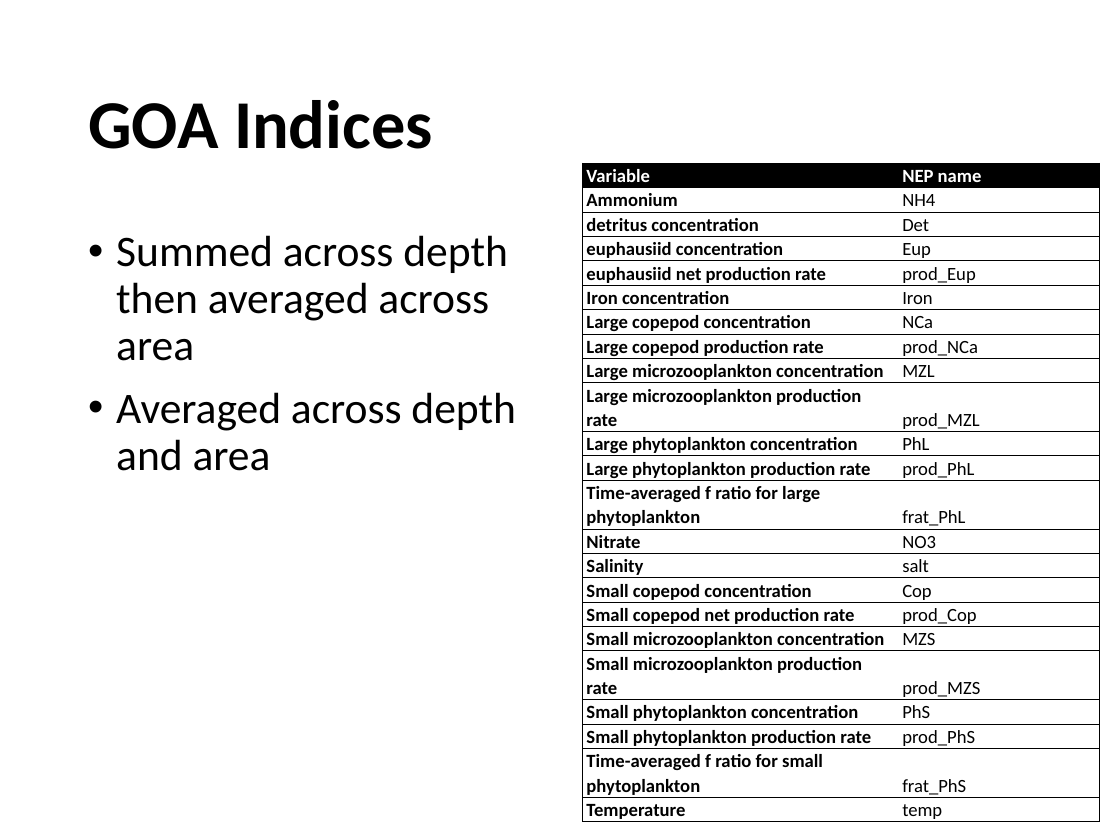
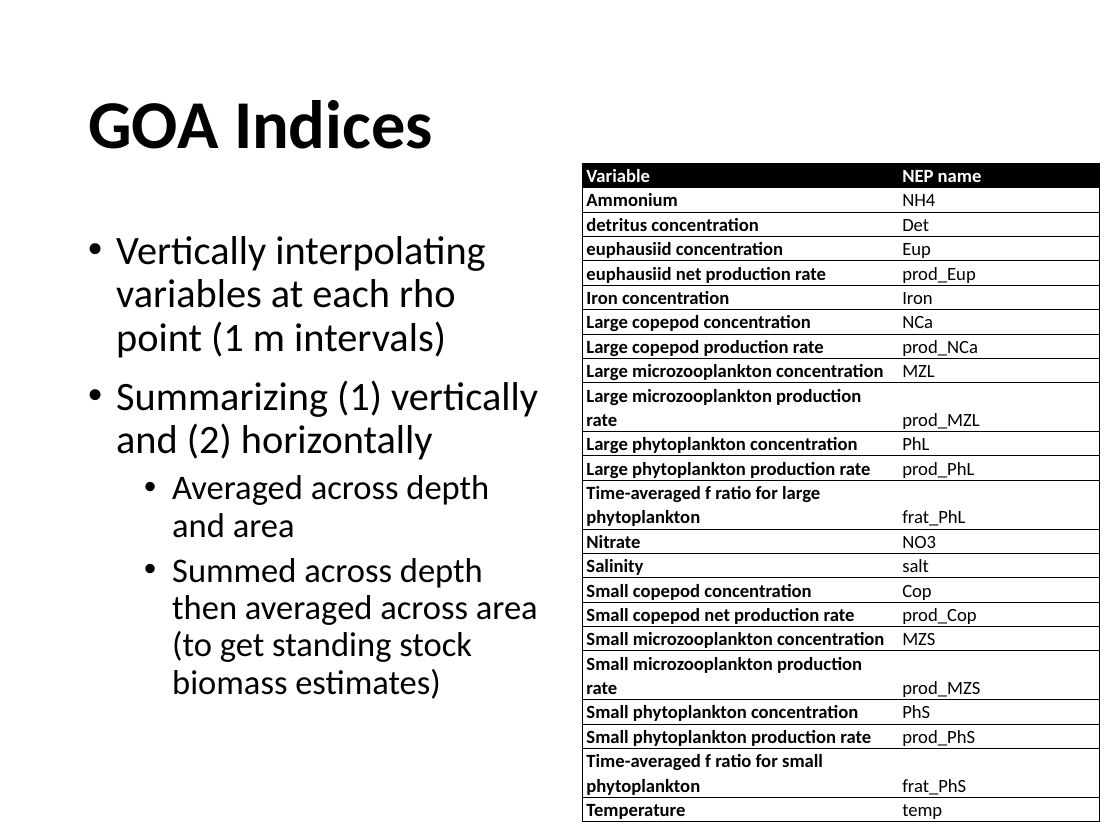
Before and after one commit to biadias/ROMS_to_Index, a slide deck: slide 2 of Index presentation 1-12-2023-.pptx. Drawn at 1120x840 pixels with LibreOffice and Linux fonts; fonts in the diff are those of the drawing. Boxes give left, top, right and bottom in pixels: in the first picture for what was removed or moved away, otherwise in the second. Text is boxed around its words. In the diff, an @@ line names an element or a change of style, - is before the commit and + after.

```diff
--- a/Index presentation 1-12-2023-.pptx
+++ b/Index presentation 1-12-2023-.pptx
@@ text at box(116, 236, 538, 460): text changed; size 28 to 25.9 pt @@
-• Summed across depth then averaged across area
+• Vertically interpolating variables at each rho point (1 m intervals)
+• Summarizing (1) vertically and (2) horizontally
@@ text at box(172, 475, 489, 538): size 28 to 22.2 pt in "Averaged across depth and area"; list level 1 to 2 in "Averaged across depth and area" @@
@@ text at box(172, 558, 538, 699): paragraph added @@
+  • Summed across depth then averaged across area (to get standing stock biomass estimates)
```
Also in this commit, not shown: 1 other slide changed, 2 slides added.
